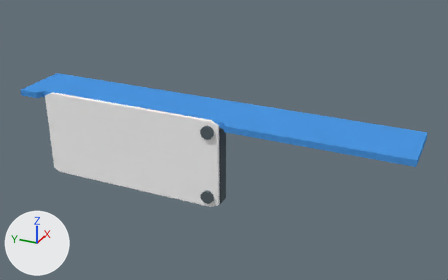
The Blender file hardware/3d mockup/model.blend: old version first, new version second.
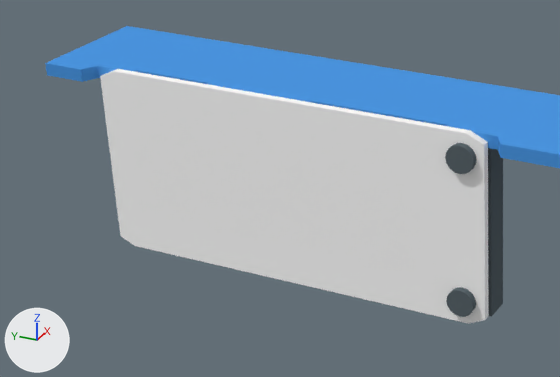
There are two pictures of each version: one whole from a camera (50 mm lens) standing at (-0.166, -0.0807, 0.0744) and looking at (0.0035, -0.0044, -0.0104), one close up on the part from 0% to 56% of the width and 22% to 82% of the height. Lighting does not change. The marker at lower left points along +X, +Y and +Z.

In view in the first close-up: 'Cube', 'Front Panel', 'Pi Zero', 'm2.000', 'm2.5'.
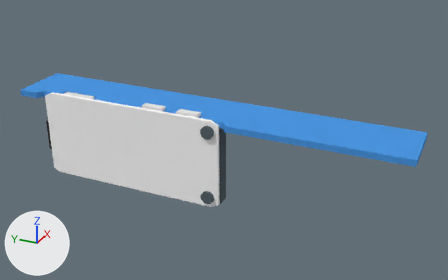
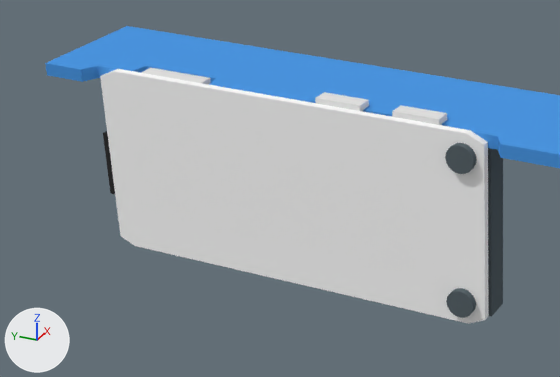
What differs and where, as boxes (x1, y1, x2, y2) in the close-ups (560 x 377 px; the box of a moved part takes in the faces that stretch with it):
'm2.000', moved: before (446, 287, 476, 317); after (446, 288, 476, 318)
'Micro USB mock.002', added: after (392, 105, 447, 125)
'Micro USB mock.001', added: after (315, 92, 369, 111)
'HDMI Mini (mock)', added: after (141, 68, 211, 84)
'Micro SD Card mock', added: after (103, 131, 115, 194)
part 1 of me_cube_001, moved or reshaped: (132, 63, 452, 127) in both

The edits, one by one:
Material 'Black Plastic' (mat_black_plastic) is new.
Its base color is (0.0331, 0.0331, 0.0331) (black #333333).
me_cube_001 has 84 vertices, 82 faces and spans x -0.01..0.01, y -0.0667..0.0667, z -0.001..0.001.
me_cube_001 is used by ob_front_panel; location (0.0, 0.0, 0.0).
Before the commit, vertices of me_cube_001: 16 (-0.0063, 0.0667, -0.001), 17 (-0.0063, 0.0667, 0.001) at pixel (61, 56), 18 (-0.0063, -0.0667, -0.001), 19 (-0.0063, -0.0667, 0.001), 20 (-0.0063, 0.0586, 0.001) at pixel (102, 63).
Before the commit, vertices of me_cube_001: 21 (-0.0063, 0.0586, -0.001), 22 (-0.0063, -0.0093, 0.001) at pixel (502, 132), 23 (-0.0063, -0.0093, -0.001), 24 (-0.0068, 0.0516, 0.001) at pixel (137, 70), 26 (-0.0068, 0.0516, -0.001).
Before the commit, vertices of me_cube_001: 28 (-0.0063, 0.0516, -0.001), 29 (-0.0063, 0.0516, 0.001) at pixel (139, 69), 30 (-0.0068, 0.0387, -0.001), 32 (-0.0063, 0.0387, -0.001), 33 (-0.0063, 0.0387, 0.001) at pixel (209, 81).
Before the commit, vertices of me_cube_001: 34 (-0.0068, 0.0387, 0.001) at pixel (207, 82), 38 (-0.0063, 0.0208, -0.001), 39 (-0.0063, 0.0208, 0.001) at pixel (312, 99), 44 (-0.0063, -0.0012, -0.001), 45 (-0.0063, -0.0012, 0.001) at pixel (448, 123).
Before the commit, vertices of me_cube_001: 52 (-0.0063, 0.0599, -0.001), 53 (-0.0063, 0.0599, 0.001) at pixel (96, 62), 58 (-0.0063, -0.0107, 0.001) at pixel (511, 134), 59 (-0.0063, -0.0107, -0.001), 64 (-0.0063, 0.0214, -0.001).
Before the commit, vertices of me_cube_001: 65 (-0.0063, 0.0214, 0.001) at pixel (308, 99), 68 (-0.0063, -0.0018, -0.001), 69 (-0.0063, -0.0018, 0.001) at pixel (452, 124), 76 (-0.0063, 0.0381, -0.001), 77 (-0.0063, 0.0381, 0.001) at pixel (213, 82).
Before the commit, vertices of me_cube_001: 82 (-0.0063, 0.0523, -0.001), 83 (-0.0063, 0.0523, 0.001) at pixel (136, 69).
Part 1, on me_cube_001:
Vertices 16 to 23, 28, 29, 32, 33, 38, 39, 44, 45, 52, 53, 58, 59, 64, 65, 68, 69, 76, 77, 82, 83 of me_cube_001 move by (0.0091, 0.0, 0.0).
Vertices 24, 26, 30, 34 of me_cube_001 move by (0.0022, 0.0, 0.0).
Mesh me_cube_003 is new.
It is a box spanning x -1.0..1.0, y -1.0..1.0, z -1.0..1.0.
Mesh me_cube_005 is new.
It is a box spanning x -1.0..1.0, y -1.0..1.0, z -1.0..1.0.
It uses material mat_black_plastic (black #333333).
Mesh me_cube_006 is new.
It is a copy of me_cube_003.
Object 'm2.000' (ob_m2_000) moves from (-0.009, -0.0043, -0.0252) to (-0.009, -0.0043, -0.0253).
Object 'HDMI Mini (mock)' (ob_hdmi_mini__mock) is new; it shows me_cube_003.
Its location is (-0.0064, 0.0449, -0.0019).
Its scale is (0.00125, 0.0055, 0.003).
Object 'Micro SD Card mock' (ob_micro_sd_card_mock) is new; it shows me_cube_005.
Its location is (-0.0071, 0.052, -0.0157).
Its scale is (0.000397, 0.0073, 0.00528).
Object 'Micro USB mock.001' (ob_micro_usb_mock_001) is new; it shows me_cube_006.
Its location is (-0.0064, 0.0158, -0.001).
Its scale is (0.00125, 0.00367, 0.003).
Object 'Micro USB mock.002' (ob_micro_usb_mock_002) is new; it shows me_cube_006.
Its location is (-0.0064, 0.0033, -0.001).
Its scale is (0.00125, 0.00367, 0.003).
